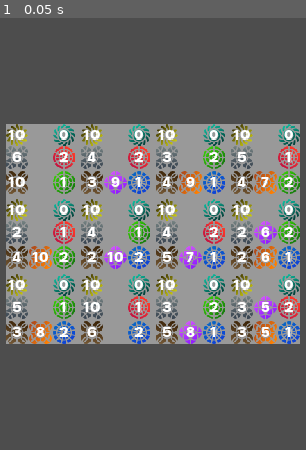
Above: before the commit, frame 1.
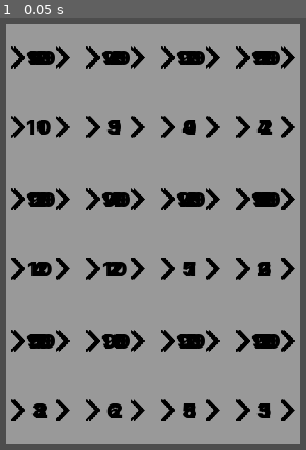
Above: after the commit, the same moment.

Repository: Pe3Hu/whao
Game: Godot game, scene res://entities/world/world.tscn
The game is run twice, just before and just after one commit, with the same random seed, the same clock (stepped at 60 frames per second) and the same inputs.
Inputs:
- Up to frame 1 (0.05 s): no input

The runs differ from the first frame. In frame 1, 66% of the frame differs, in the area x 1-99%, y 1-99%.
Error after the commit: Invalid assignment of property or key 'visible' with value of type 'bool' on a base object of type 'Nil'. (res://entities/trail/trail.gd:26)

Commit message:
version 0.002
1. Maze, Crossroad, Trail entities added

Diff:
--- /dev/null
+++ b/entities/crossroad/crossroad.gd
@@ -0,0 +1,21 @@
+class_name Crossroad extends TextureRect
+
+
+var maze: Maze:
+	set = set_maze
+var resource: CrossroadResource:
+	set = set_resource
+
+var is_origin: bool:
+	set(is_origin_):
+		is_origin = is_origin_
+
+
+func set_resource(resource_: CrossroadResource) -> Crossroad:
+	resource = resource_
+	return self
+
+func set_maze(maze_: Maze) -> Crossroad:
+	maze = maze_
+	maze.crossroads.add_child(self)
+	return self
--- /dev/null
+++ b/entities/crossroad/crossroad.tscn
@@ -0,0 +1,8 @@
+[gd_scene load_steps=3 format=3 uid="uid://bfs7oqqxmoyl3"]
+
+[ext_resource type="Script" path="res://entities/crossroad/crossroad.gd" id="1_gxcw5"]
+[ext_resource type="Texture2D" uid="uid://dd13c4jjpve3v" path="res://entities/crossroad/active.png" id="1_wnnif"]
+
+[node name="Crossroad" type="TextureRect"]
+texture = ExtResource("1_wnnif")
+script = ExtResource("1_gxcw5")
--- /dev/null
+++ b/entities/crossroad/crossroad_resource.gd
@@ -0,0 +1,20 @@
+class_name CrossroadResource extends Resource
+
+
+var maze: MazeResource:
+	set = set_maze
+var grid: Vector2i:
+	set = set_grid
+
+var arrow_size: Vector2 = Vector2(32, 32)
+
+
+func set_grid(grid_: Vector2i) -> CrossroadResource:
+	grid = grid_
+	return self
+
+func set_maze(maze_: MazeResource) -> CrossroadResource:
+	maze = maze_
+	maze.crossroads.append(self)
+	maze.grids.crossroad[grid] = self
+	return self
--- /dev/null
+++ b/entities/maze/maze.gd
@@ -0,0 +1,38 @@
+class_name Maze extends NinePatchRect
+
+
+@export var crossroads: GridContainer
+@export var trails: GridContainer
+
+@onready var crossroad_scene = preload("res://entities/crossroad/crossroad.tscn")
+@onready var trail_scene = preload("res://entities/trail/trail.tscn")
+
+var planet: Planet:
+	set = set_planet
+var resource: MazeResource:
+	set = set_resource
+
+
+func set_planet(planet_: Planet) -> Maze:
+	planet = planet_
+	return self
+
+func set_resource(resource_: MazeResource) -> Maze:
+	resource = resource_
+
+	custom_minimum_size = resource.total_size
+	size = resource.total_size
+	init_crossroads()
+	return self
+
+func init_crossroads() -> void:
+	crossroads.columns = resource.cols
+	crossroads.set("theme_override_constants/h_separation", resource.trail_size.x)
+	crossroads.set("theme_override_constants/v_separation", resource.trail_size.y)
+
+	for crossroad_resource in resource.crossroads:
+		var crossroad = crossroad_scene.instantiate()
+		crossroad.set_resource(crossroad_resource).set_maze(self)
+
+	var a = crossroads.get_child_count()
+	pass
--- /dev/null
+++ b/entities/maze/maze.tscn
@@ -0,0 +1,26 @@
+[gd_scene load_steps=2 format=3 uid="uid://c0f5w4dd4rvd5"]
+
+[ext_resource type="Script" path="res://entities/maze/maze.gd" id="1_4mu3e"]
+
+[node name="Maze" type="NinePatchRect" node_paths=PackedStringArray("crossroads", "trails")]
+anchors_preset = 1
+anchor_left = 1.0
+anchor_right = 1.0
+offset_left = -1152.0
+offset_right = -1072.0
+offset_bottom = 80.0
+grow_horizontal = 0
+size_flags_vertical = 8
+script = ExtResource("1_4mu3e")
+crossroads = NodePath("Crossroads")
+trails = NodePath("Trails")
+
+[node name="Crossroads" type="GridContainer" parent="."]
+layout_mode = 0
+offset_right = 40.0
+offset_bottom = 40.0
+
+[node name="Trails" type="GridContainer" parent="."]
+layout_mode = 0
+offset_right = 40.0
+offset_bottom = 40.0
--- /dev/null
+++ b/entities/maze/maze_resource.gd
@@ -0,0 +1,32 @@
+class_name MazeResource extends Resource
+
+
+var planet: PlanetResource:
+	set = set_planet
+
+var crossroads: Array[CrossroadResource]
+var trails: Array[TrailResource]
+var grids: Dictionary
+
+var rows: int = 5
+var cols: int = 5
+
+var crossroad_size: Vector2 = Vector2(96, 96)
+var trail_size: Vector2 = Vector2(96, 96)
+var total_size: Vector2
+
+
+func set_planet(planet_: PlanetResource) -> MazeResource:
+	planet = planet_
+	total_size = crossroad_size * Vector2(cols, rows) + trail_size * Vector2(cols - 1, rows - 1)
+	init_crossroads()
+	return self
+
+func init_crossroads() -> void:
+	grids.crossroad = {}
+
+	for y in rows:
+		for x in cols:
+			var grid = Vector2i(x, y)
+			var crossroad = CrossroadResource.new()
+			crossroad.set_grid(grid).set_maze(self)
--- a/entities/member/member.tscn
+++ b/entities/member/member.tscn
@@ -1,23 +1,15 @@
-[gd_scene load_steps=20 format=3 uid="uid://bfs7oqqxmoyl3"]
+[gd_scene load_steps=12 format=3 uid="uid://bfs7oqqxmoyl3"]
 
 [ext_resource type="Script" path="res://entities/member/member.gd" id="1_gxcw5"]
-[ext_resource type="PackedScene" uid="uid://cqinhg46huhph" path="res://entities/token/token.tscn" id="2_rc8e1"]
+[ext_resource type="PackedScene" uid="uid://cqinhg46huhph" path="res://entities/trail/trail.tscn" id="2_rc8e1"]
 [ext_resource type="Material" uid="uid://bvfxn6etumrwn" path="res://entities/token/materials/experience.tres" id="3_g1ppb"]
-[ext_resource type="Texture2D" uid="uid://oaima86y1ss6" path="res://entities/token/images/experience.png" id="4_v1r7t"]
 [ext_resource type="Material" uid="uid://brwvgxqtaxjep" path="res://entities/token/materials/fang.tres" id="5_vms7i"]
-[ext_resource type="Texture2D" uid="uid://bl4q2ukhbjgx7" path="res://entities/token/images/fang.png" id="6_106nk"]
 [ext_resource type="Material" uid="uid://jaxghko8lwa1" path="res://entities/token/materials/claw.tres" id="7_0mp1l"]
-[ext_resource type="Texture2D" uid="uid://cbv7mmx5wbdc1" path="res://entities/token/images/claw.png" id="8_msl6o"]
 [ext_resource type="Material" uid="uid://yd7ss403or8o" path="res://entities/token/materials/extraction.tres" id="9_nxotm"]
-[ext_resource type="Texture2D" uid="uid://bh4d8yphujlm6" path="res://entities/token/images/extraction.png" id="10_0hlca"]
 [ext_resource type="Material" uid="uid://b1ir611q6d7dt" path="res://entities/token/materials/exploration.tres" id="11_a1xsr"]
-[ext_resource type="Texture2D" uid="uid://buctqy2664h05" path="res://entities/token/images/exploration.png" id="12_nfedr"]
 [ext_resource type="Material" uid="uid://c4tb24qsr0tr8" path="res://entities/token/materials/fury.tres" id="13_lsnkn"]
-[ext_resource type="Texture2D" uid="uid://c7l2uoiuv6rjx" path="res://entities/token/images/fury.png" id="14_wxs8a"]
 [ext_resource type="Material" uid="uid://bkfabyqnqogs2" path="res://entities/token/materials/cunning.tres" id="15_pnj0u"]
-[ext_resource type="Texture2D" uid="uid://cbxtbfvepcqlg" path="res://entities/token/images/cunning.png" id="16_ttrvk"]
 [ext_resource type="Material" uid="uid://cxdkhoji71uto" path="res://entities/token/materials/wisdom.tres" id="17_nc3nl"]
-[ext_resource type="Texture2D" uid="uid://uhineh5doivc" path="res://entities/token/images/wisdom.png" id="18_8p6vo"]
 
 [sub_resource type="StyleBoxFlat" id="StyleBoxFlat_0uytx"]
 
@@ -38,8 +30,6 @@
 layout_mode = 2
 size_flags_horizontal = 8
 size_flags_vertical = 0
-texture = ExtResource("4_v1r7t")
-type = "experience"
 
 [node name="Offenses" type="VBoxContainer" parent="."]
 layout_mode = 2
@@ -52,15 +42,11 @@
 unique_name_in_owner = true
 material = ExtResource("5_vms7i")
 layout_mode = 2
-texture = ExtResource("6_106nk")
-type = "fang"
 
 [node name="Claw" parent="Offenses" instance=ExtResource("2_rc8e1")]
 unique_name_in_owner = true
 material = ExtResource("7_0mp1l")
 layout_mode = 2
-texture = ExtResource("8_msl6o")
-type = "claw"
 
 [node name="Supports" type="VBoxContainer" parent="."]
 layout_mode = 2
@@ -73,15 +59,11 @@
 unique_name_in_owner = true
 material = ExtResource("9_nxotm")
 layout_mode = 2
-texture = ExtResource("10_0hlca")
-type = "extraction"
 
 [node name="Exploration" parent="Supports" instance=ExtResource("2_rc8e1")]
 unique_name_in_owner = true
 material = ExtResource("11_a1xsr")
 layout_mode = 2
-texture = ExtResource("12_nfedr")
-type = "exploration"
 
 [node name="Defenses" type="VBoxContainer" parent="."]
 layout_mode = 2
@@ -94,19 +76,13 @@
 unique_name_in_owner = true
 material = ExtResource("13_lsnkn")
 layout_mode = 2
-texture = ExtResource("14_wxs8a")
-type = "fury"
 
 [node name="Cunning" parent="Defenses" instance=ExtResource("2_rc8e1")]
 unique_name_in_owner = true
 material = ExtResource("15_pnj0u")
 layout_mode = 2
-texture = ExtResource("16_ttrvk")
-type = "cunning"
 
 [node name="Wisdom" parent="Defenses" instance=ExtResource("2_rc8e1")]
 unique_name_in_owner = true
 material = ExtResource("17_nc3nl")
 layout_mode = 2
-texture = ExtResource("18_8p6vo")
-type = "wisdom"
--- a/entities/planet/planet.gd
+++ b/entities/planet/planet.gd
@@ -4,6 +4,7 @@
 @export var world: World
 @export var dungeons: VBoxContainer
 @export var guilds: VBoxContainer
+@export var maze: Maze
 
 @onready var dungeon_scene = preload("res://entities/dungeon/dungeon.tscn")
 @onready var guild_scene = preload("res://entities/guild/guild.tscn")
@@ -13,6 +14,7 @@
 
 func _ready() -> void:
 	resource = PlanetResource.new()
+	maze.resource = resource.maze
 
 	init_guilds()
 	init_dungeons()
--- a/entities/planet/planet.tscn
+++ b/entities/planet/planet.tscn
@@ -1,10 +1,11 @@
-[gd_scene load_steps=3 format=3 uid="uid://bm5me58j23h86"]
+[gd_scene load_steps=4 format=3 uid="uid://bm5me58j23h86"]
 
 [ext_resource type="Script" path="res://entities/planet/planet.gd" id="1_piy68"]
+[ext_resource type="PackedScene" uid="uid://c0f5w4dd4rvd5" path="res://entities/maze/maze.tscn" id="2_bopng"]
 
 [sub_resource type="StyleBoxFlat" id="StyleBoxFlat_0uytx"]
 
-[node name="Planet" type="PanelContainer" node_paths=PackedStringArray("dungeons", "guilds")]
+[node name="Planet" type="PanelContainer" node_paths=PackedStringArray("dungeons", "guilds", "maze")]
 anchors_preset = 8
 anchor_left = 0.5
 anchor_top = 0.5
@@ -16,6 +17,11 @@
 script = ExtResource("1_piy68")
 dungeons = NodePath("HBox/Dungeons")
 guilds = NodePath("HBox/Guilds")
+maze = NodePath("Maze")
+
+[node name="Maze" parent="." instance=ExtResource("2_bopng")]
+visible = false
+layout_mode = 2
 
 [node name="HBox" type="HBoxContainer" parent="."]
 layout_mode = 2
--- a/entities/planet/planet_resource.gd
+++ b/entities/planet/planet_resource.gd
@@ -1,11 +1,14 @@
 class_name PlanetResource extends Resource
 
 
+var maze: MazeResource
 var dungeons: Array[DungeonResource]
 var guilds: Array[GuildResource]
 
 
 func _init() -> void:
+	maze = MazeResource.new()
+	maze.planet = self
 	init_guilds()
 	init_dungeons()
 	prepare_dungeon()
--- /dev/null
+++ b/entities/trail/trail.gd
@@ -0,0 +1,42 @@
+@tool
+class_name Trail extends TextureButton
+
+
+@export_enum("north", "east", "south", "west") var windrose: String = "south":
+	set(windrose_):
+		windrose = windrose_
+		var windroses = ["north", "east", "south", "west"]
+		var directions = ["up", "right", "down", "left"]
+		var index = windroses.find(windrose)
+		#var index = Global.arr.windrose.find(windrose)
+		var active_directions = []
+		#var inactive_directions = []
+
+		match index % 2:
+			0:
+				active_directions = ["up", "down"]
+				#inactive_directions = ["right", "left"]
+			1:
+				active_directions = ["right", "left"]
+				#inactive_directions = ["up", "down"]
+
+		#for direction in Global.arr.direction:
+		for direction in directions:
+			var rect = get(direction)
+			rect.visible = active_directions.has(direction)
+
+			if active_directions.has(direction):
+				rect.texture = load("res://entities/trail/images/" + windrose + ".png")
+
+@export var value: int:
+	set(value_):
+		value = value_
+		weight.text = str(value)
+	get:
+		return value
+
+@export var weight: Label
+@export var up: TextureRect
+@export var right: TextureRect
+@export var down: TextureRect
+@export var left: TextureRect
--- /dev/null
+++ b/entities/trail/trail.tscn
@@ -0,0 +1,91 @@
+[gd_scene load_steps=5 format=3 uid="uid://cqinhg46huhph"]
+
+[ext_resource type="Script" path="res://entities/trail/trail.gd" id="1_wf1wf"]
+[ext_resource type="Texture2D" uid="uid://xb2e0q5267tq" path="res://entities/trail/images/east.png" id="3_o1swe"]
+[ext_resource type="Texture2D" uid="uid://dme0yv3mhwon7" path="res://entities/trail/images/south.png" id="4_g1n27"]
+[ext_resource type="FontFile" uid="uid://33eqagvh85us" path="res://assets/fonts/digital/Inter-Black.ttf" id="6_q0fey"]
+
+[node name="Trail" type="TextureButton" node_paths=PackedStringArray("weight", "up", "right", "down", "left")]
+custom_minimum_size = Vector2(96, 96)
+offset_right = 72.0
+offset_bottom = 72.0
+script = ExtResource("1_wf1wf")
+windrose = "east"
+value = 99
+weight = NodePath("Weight")
+up = NodePath("Up")
+right = NodePath("Right")
+down = NodePath("Down")
+left = NodePath("Left")
+
+[node name="Up" type="TextureRect" parent="."]
+visible = false
+layout_mode = 1
+anchors_preset = 5
+anchor_left = 0.5
+anchor_right = 0.5
+offset_left = -16.0
+offset_right = 16.0
+offset_bottom = 32.0
+grow_horizontal = 2
+texture = ExtResource("4_g1n27")
+
+[node name="Right" type="TextureRect" parent="."]
+layout_mode = 1
+anchors_preset = 6
+anchor_left = 1.0
+anchor_top = 0.5
+anchor_right = 1.0
+anchor_bottom = 0.5
+offset_left = -32.0
+offset_top = -16.0
+offset_bottom = 16.0
+grow_horizontal = 0
+grow_vertical = 2
+texture = ExtResource("3_o1swe")
+
+[node name="Down" type="TextureRect" parent="."]
+visible = false
+layout_mode = 1
+anchors_preset = 7
+anchor_left = 0.5
+anchor_top = 1.0
+anchor_right = 0.5
+anchor_bottom = 1.0
+offset_left = -16.0
+offset_top = -32.0
+offset_right = 16.0
+grow_horizontal = 2
+grow_vertical = 0
+texture = ExtResource("4_g1n27")
+
+[node name="Left" type="TextureRect" parent="."]
+layout_mode = 1
+anchors_preset = 4
+anchor_top = 0.5
+anchor_bottom = 0.5
+offset_top = -16.0
+offset_right = 32.0
+offset_bottom = 16.0
+grow_vertical = 2
+texture = ExtResource("3_o1swe")
+
+[node name="Weight" type="Label" parent="."]
+layout_mode = 1
+anchors_preset = 8
+anchor_left = 0.5
+anchor_top = 0.5
+anchor_right = 0.5
+anchor_bottom = 0.5
+offset_left = -46.0
+offset_top = -19.0
+offset_right = 46.0
+offset_bottom = 19.0
+grow_horizontal = 2
+grow_vertical = 2
+theme_override_colors/font_color = Color(0, 0, 0, 1)
+theme_override_fonts/font = ExtResource("6_q0fey")
+theme_override_font_sizes/font_size = 30
+text = "99"
+horizontal_alignment = 1
+vertical_alignment = 1
--- /dev/null
+++ b/entities/trail/trail_resource.gd
@@ -0,0 +1,20 @@
+class_name TrailResource extends Resource
+
+
+var maze: MazeResource:
+	set = set_maze
+var grid: Vector2i:
+	set = set_grid
+
+var total_size: Vector2 = Vector2(96, 96)
+
+
+func set_grid(grid_: Vector2i) -> TrailResource:
+	grid = grid_
+	return self
+
+func set_maze(maze_: MazeResource) -> TrailResource:
+	maze = maze_
+	maze.trails.append(self)
+	maze.grids.trails[grid] = self
+	return self
Binary file added: entities/crossroad/active.png
Not shown, added: entities/crossroad/active.png.import
Binary file added: entities/crossroad/inactive.png
Not shown, added: entities/crossroad/inactive.png.import
Binary file added: entities/trail/images/east.png
Not shown, added: entities/trail/images/east.png.import
Binary file added: entities/trail/images/north.png
Not shown, added: entities/trail/images/north.png.import
Binary file added: entities/trail/images/south.png
Not shown, added: entities/trail/images/south.png.import
Binary file added: entities/trail/images/west.png
Not shown, added: entities/trail/images/west.png.import
